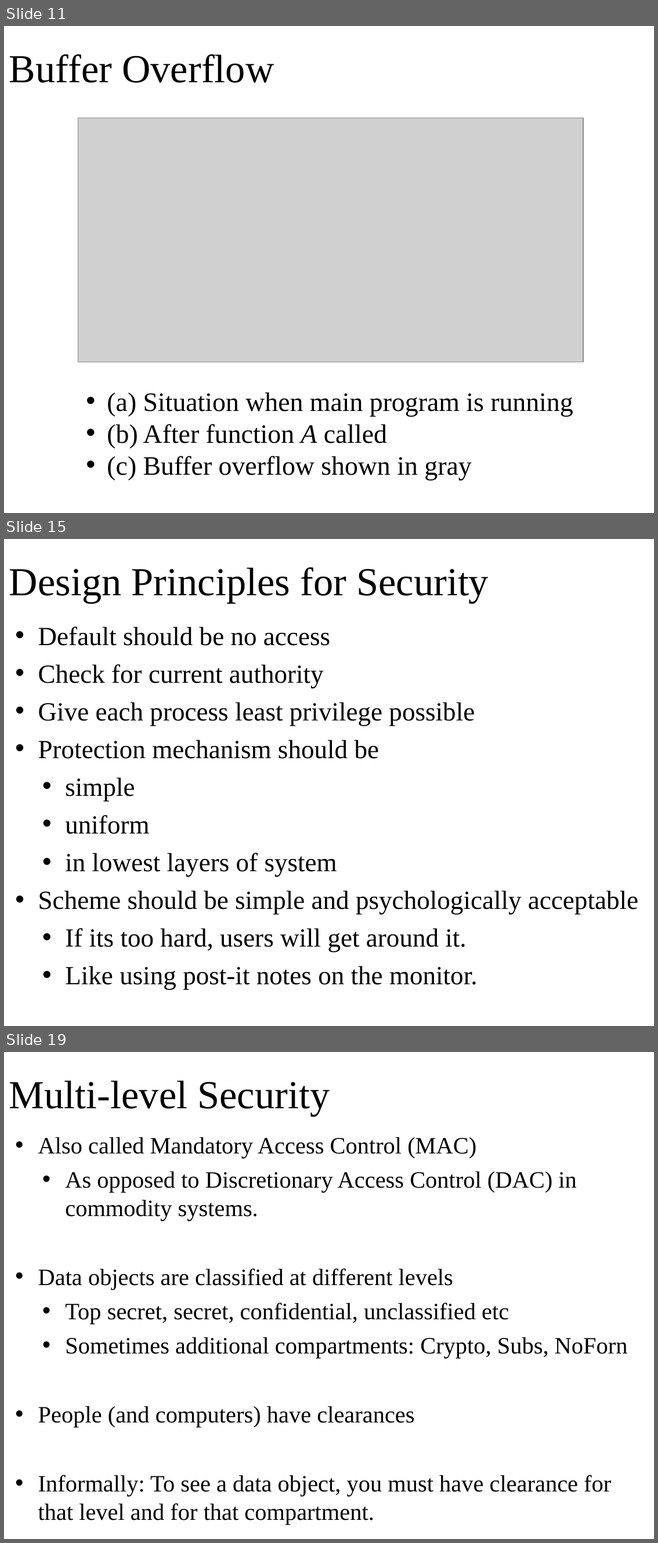
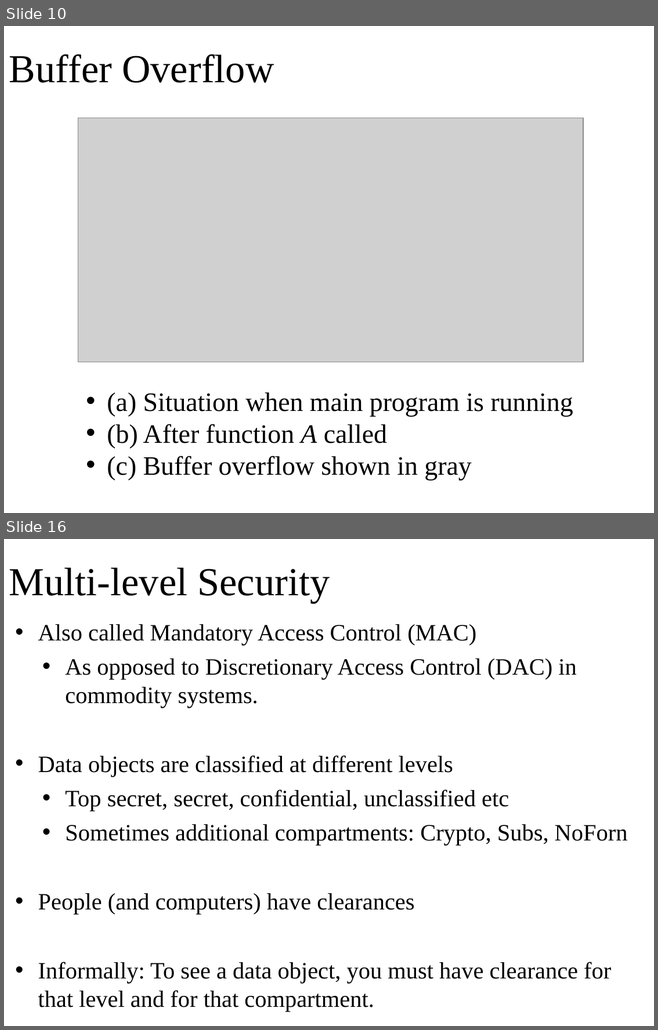
Before and after one commit to oscourse/oscourse.github.io, a slide deck: slides/security.pptx. Shown one above the other, each under a label of ours: slides 11, 15 and 19 before the commit, slides 10 and 16 after it; the slides between them are not shown. The pictures are 658x1543 and 658x1030 pixels, drawn with LibreOffice and Linux fonts; fonts in the diff are those of the drawing; grey boxes stand for pictures. Boxes give left, top, right and bottom in pixels: in the first picture for what was removed or moved away, otherwise in the second. Text is boxed around its words. In the diff, an @@ line names an element or a change of style, - is before the commit and + after.

```diff
--- a/slides/security.pptx
+++ b/slides/security.pptx
@@ slide 15 removed at (4, 539, 654, 1026), background #FFFFFF @@
@@ title removed at (9, 567, 488, 603) @@
-Design Principles for Security
@@ text removed at (38, 627, 638, 990) @@
-• Default should be no access
-• Check for current authority
-• Give each process least privilege possible
-• Protection mechanism should be
-  • simple
-  • uniform
-  • in lowest layers of system
-• Scheme should be simple and psychologically acceptable
-  • If its too hard, users will get around it.
-  • Like using post-it notes on the monitor.
@@ what was slide 11 is now slide 10 @@
@@ what was slide 19 is now slide 16 @@
```
Also in this commit, not shown: 7 slides changed, 2 other slides removed, 2 other files.
